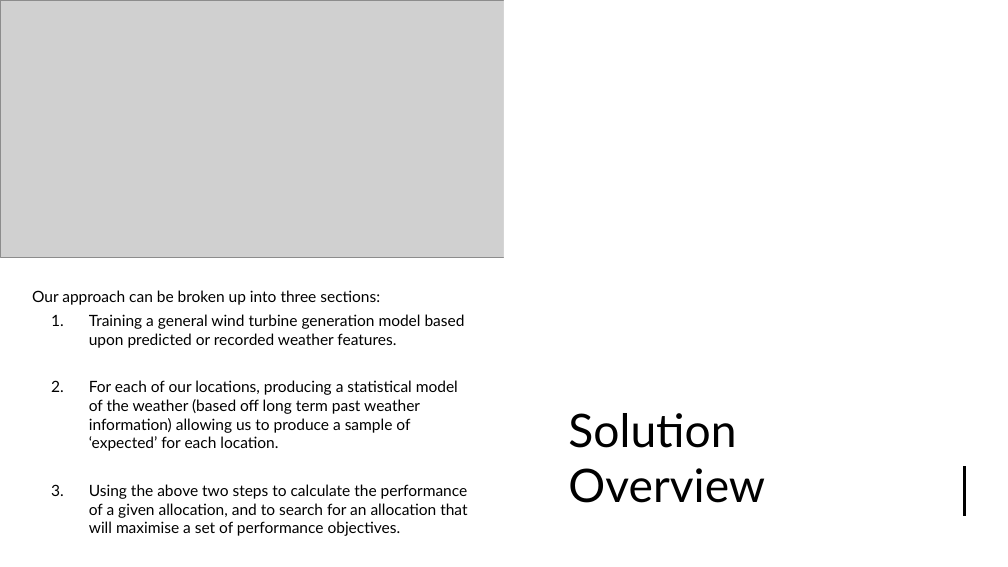
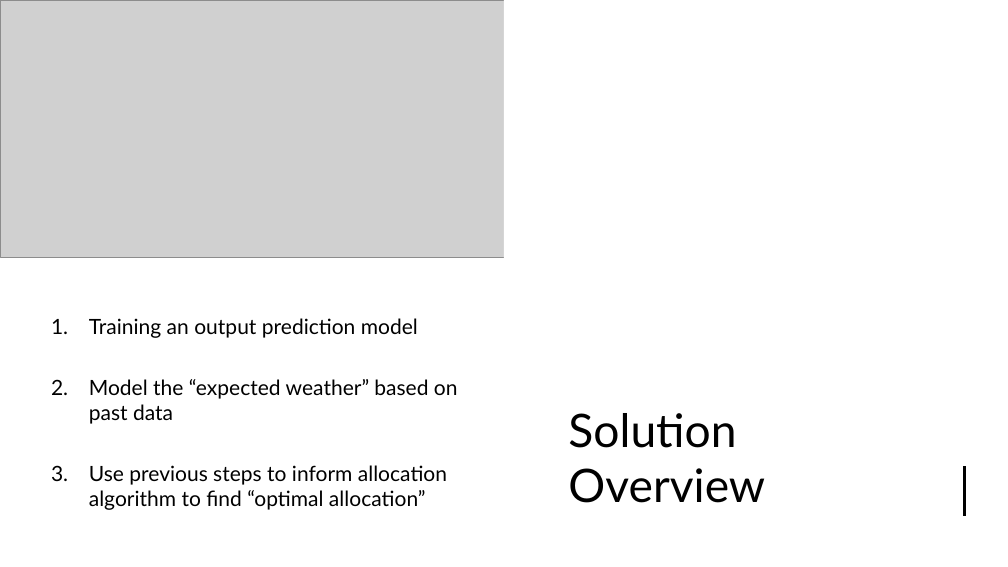
Before and after one commit to james-a-page/CS310Project, a slide deck: slide 6 of Documents/Presentation/ProjectPresentation-JamesPage.pptx. Drawn at 1008x567 pixels with LibreOffice and Linux fonts; fonts in the diff are those of the drawing; grey boxes stand for pictures. Boxes give left, top, right and bottom in pixels: in the first picture for what was removed or moved away, otherwise in the second. Text is boxed around its words. In the diff, an @@ line names an element or a change of style, - is before the commit and + after.

```diff
--- a/Documents/Presentation/ProjectPresentation-JamesPage.pptx
+++ b/Documents/Presentation/ProjectPresentation-JamesPage.pptx
@@ text at box(89, 318, 458, 510): text changed; size 14.8 to 20 pt @@
-Our approach can be broken up into three sections:
-  1. Training a general wind turbine generation model based upon predicted or recorded weather features.
-  2. For each of our locations, producing a statistical model of the weather (based off long term past weather information) allowing us to produce a sample of ‘expected’ for each location.
-  3. Using the above two steps to calculate the performance of a given allocation, and to search for an allocation that will maximise a set of performance objectives.
+  1. Training an output prediction model
+  2. Model the “expected weather” based on past data
+  3. Use previous steps to inform allocation algorithm to find “optimal allocation”
```
Also in this commit, not shown: 5 other slides changed, 1 slide added, 1 slide removed, 3 other files.
